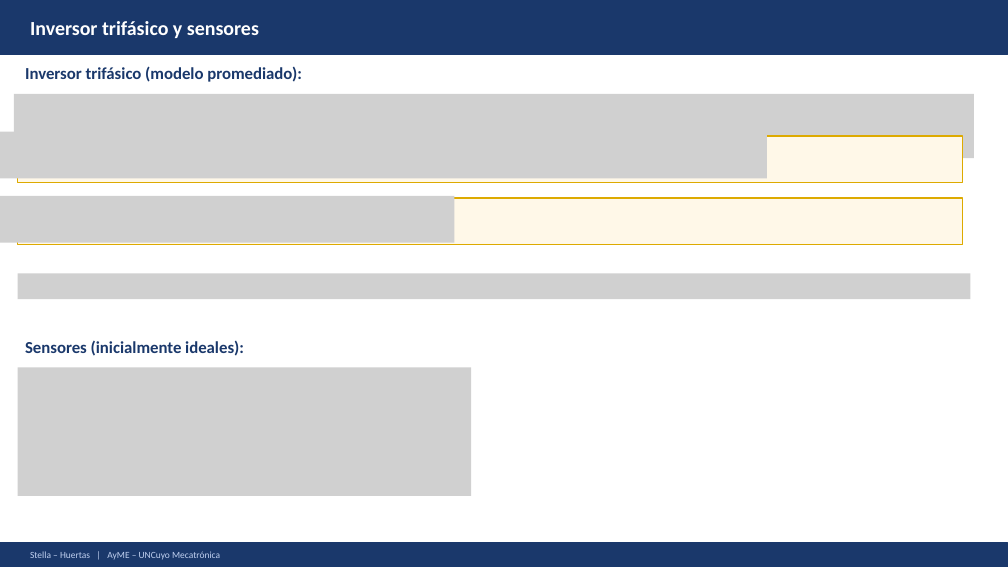
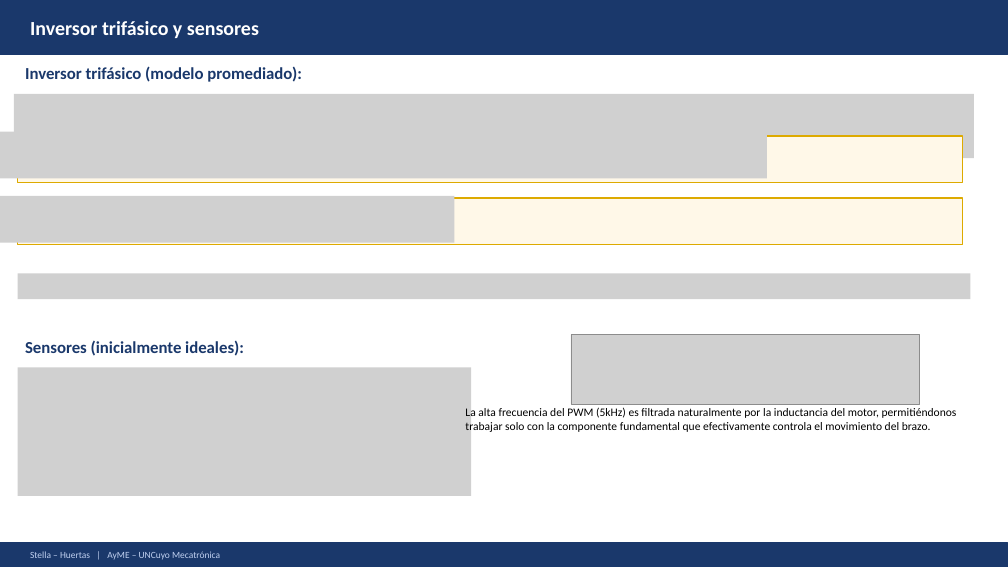
Before and after one commit to Juan-Stella/Automatica-y-maquinas-electricas-final, a slide deck: slide 17 of Presentación/AyME_Stella_Huertas_Presentacion1.pptx. Drawn at 1008x567 pixels with LibreOffice and Linux fonts; fonts in the diff are those of the drawing; grey boxes stand for pictures. Boxes give left, top, right and bottom in pixels: in the first picture for what was removed or moved away, otherwise in the second. Text is boxed around its words. In the diff, an @@ line names an element or a change of style, - is before the commit and + after.

```diff
--- a/Presentación/AyME_Stella_Huertas_Presentacion1.pptx
+++ b/Presentación/AyME_Stella_Huertas_Presentacion1.pptx
@@ picture added at box(571, 335, 920, 405) @@
@@ text added at box(465, 407, 957, 434), 11 pt, text #000000 @@
+La alta frecuencia del PWM (5kHz) es filtrada naturalmente por la inductancia del motor, permitiéndonos trabajar solo con la componente fundamental que efectivamente controla el movimiento del brazo.
```
Also in this commit, not shown: 17 other slides changed, 5 other files.
